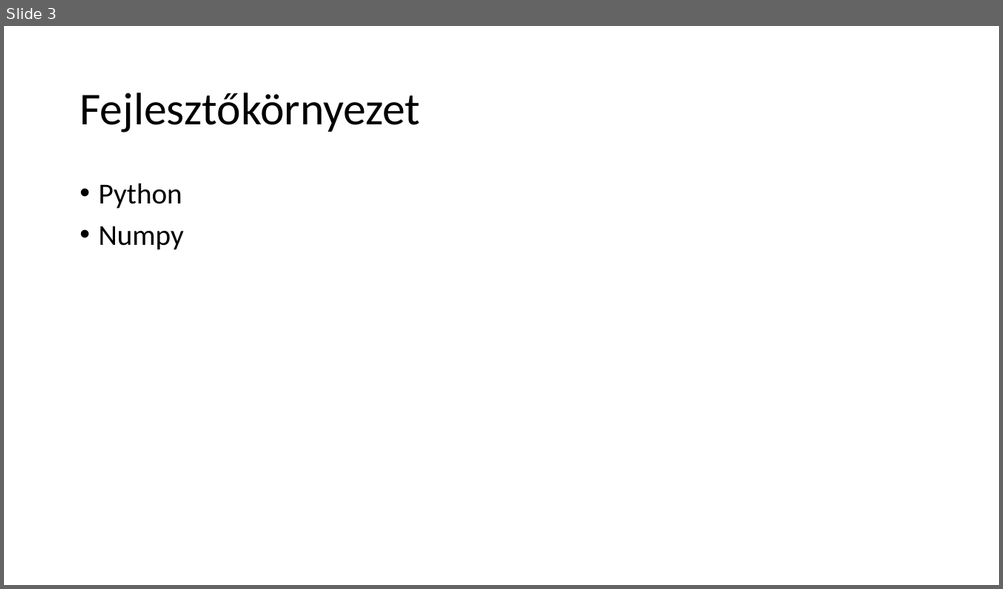
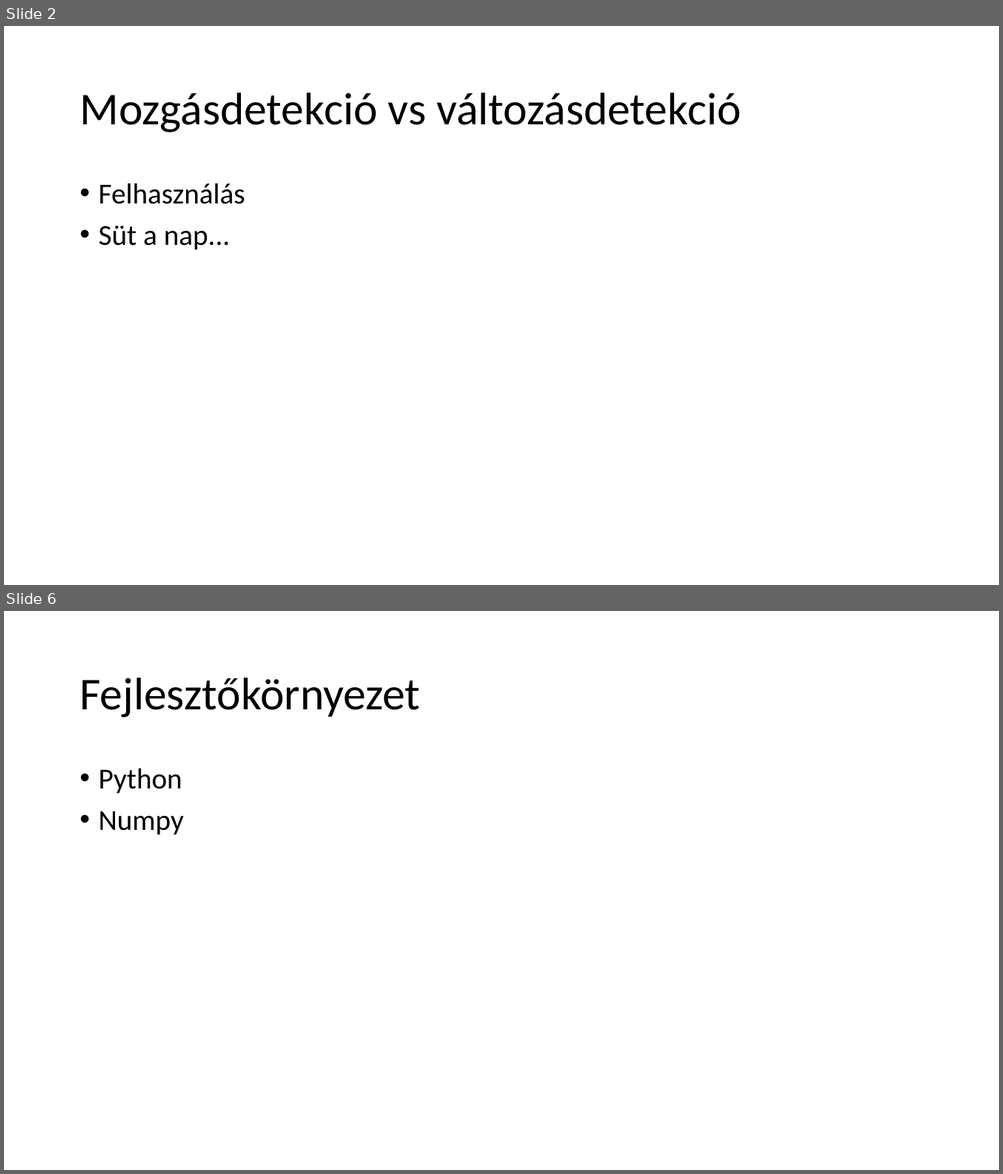
Before and after one commit to koojozsef/Szakdolgozat_PE, a slide deck: 01_doc/presentation.pptx. Shown one above the other, each under a label of ours: slide 3 before the commit, slides 2 and 6 after it; the slides between them are not shown. The pictures are 1003x589 and 1003x1174 pixels, drawn with LibreOffice and Linux fonts; fonts in the diff are those of the drawing. Boxes give left, top, right and bottom in pixels: in the first picture for what was removed or moved away, otherwise in the second. Text is boxed around its words. In the diff, an @@ line names an element or a change of style, - is before the commit and + after.

```diff
--- a/01_doc/presentation.pptx
+++ b/01_doc/presentation.pptx
@@ slide 2 added at box(4, 26, 999, 585), background #FFFFFF @@
@@ title added at box(79, 93, 741, 133), 44 pt, text #000000 @@
+Mozgásdetekció vs változásdetekció
@@ text added at box(99, 183, 245, 250), 28 pt, text #000000 @@
+• Felhasználás
+• Süt a nap...
@@ what was slide 3 is now slide 6 @@
```
Also in this commit, not shown: 2 slides changed, 2 other slides added, 2 other files.
